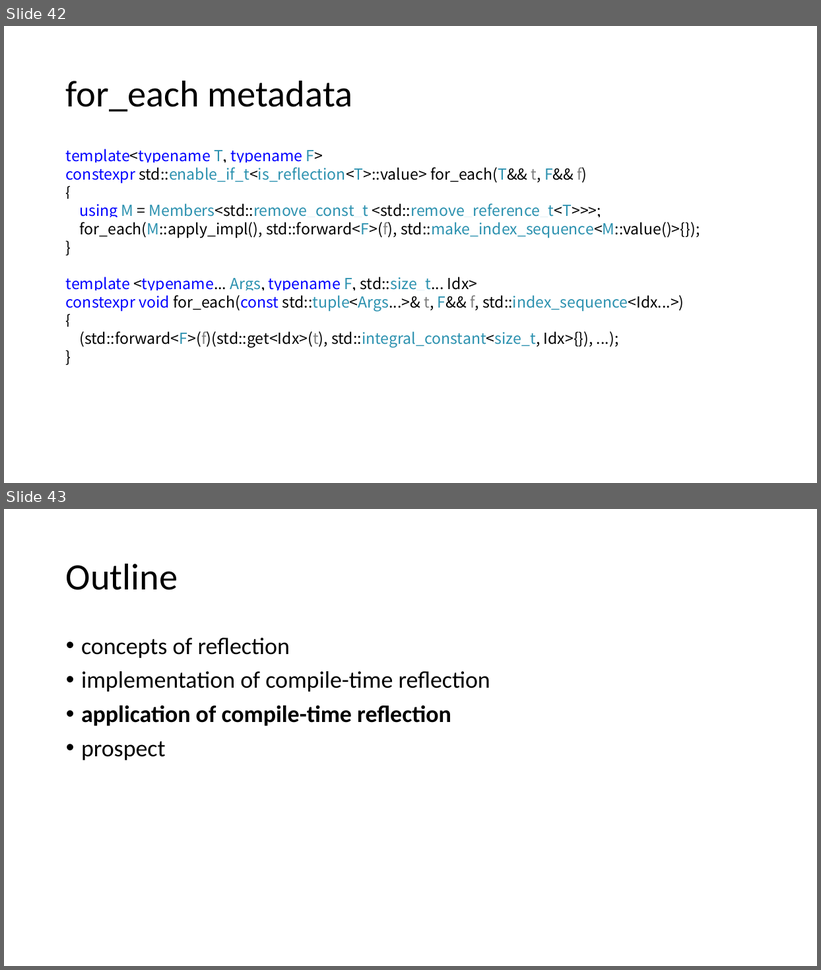
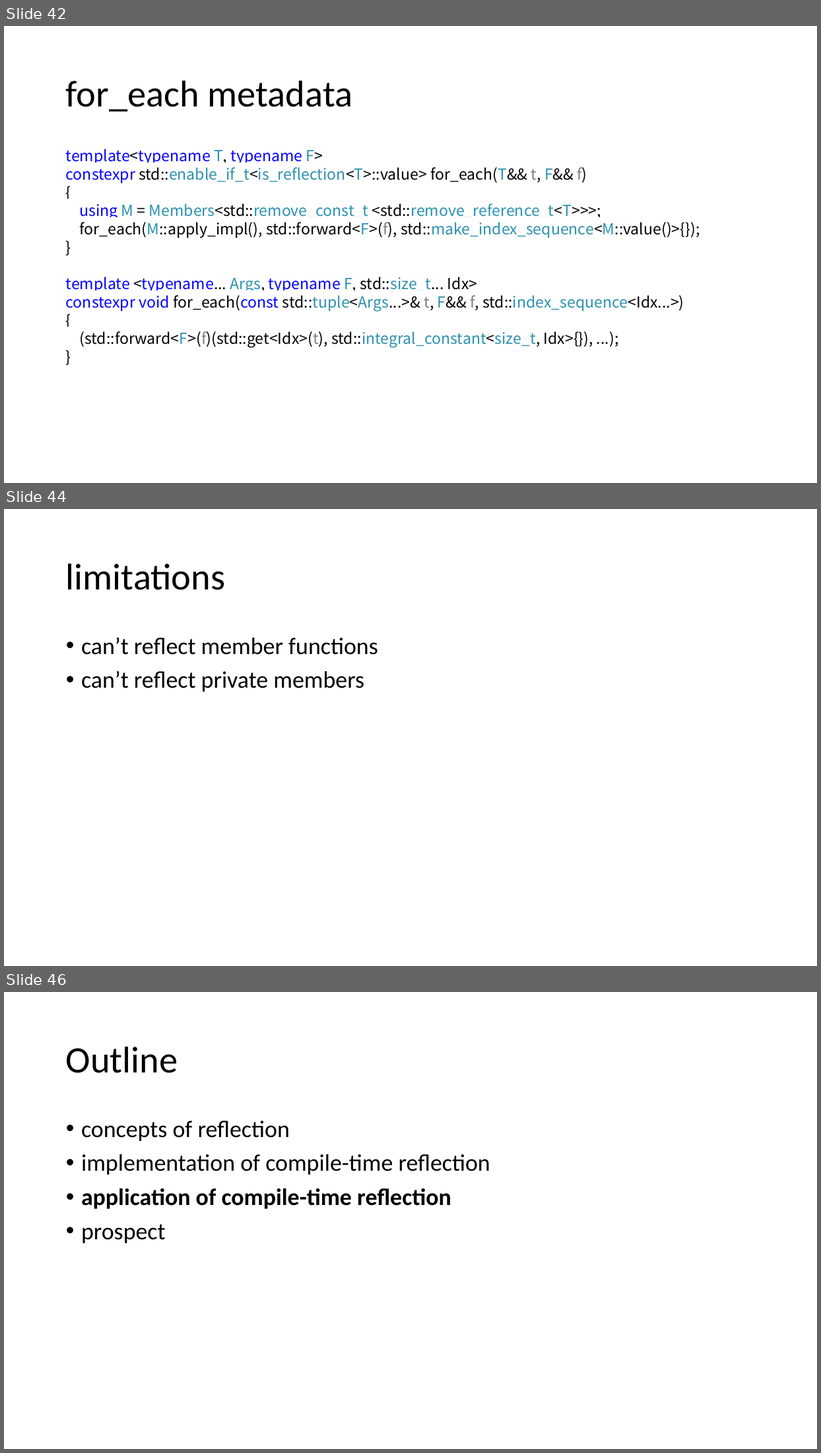
Before and after one commit to qicosmos/cppcon2017, a slide deck: cppcon2017.pptx. Shown one above the other, each under a label of ours: slides 42 and 43 before the commit, slides 42, 44 and 46 after it; the slides between them are not shown. The pictures are 821x970 and 821x1453 pixels, drawn with LibreOffice and Linux fonts; fonts in the diff are those of the drawing. Boxes give left, top, right and bottom in pixels: in the first picture for what was removed or moved away, otherwise in the second. Text is boxed around its words. In the diff, an @@ line names an element or a change of style, - is before the commit and + after.

```diff
--- a/cppcon2017.pptx
+++ b/cppcon2017.pptx
@@ slide 44 added at (4, 509, 817, 966), background #FFFFFF @@
@@ title added at (66, 563, 226, 590), 44 pt, text #000000 @@
+limitations
@@ text added at (81, 638, 378, 692), 28 pt, text #000000 @@
+• can’t reflect member functions
+• can’t reflect private members
@@ what was slide 43 is now slide 46 @@
```
Also in this commit, not shown: 2 other slides added.
